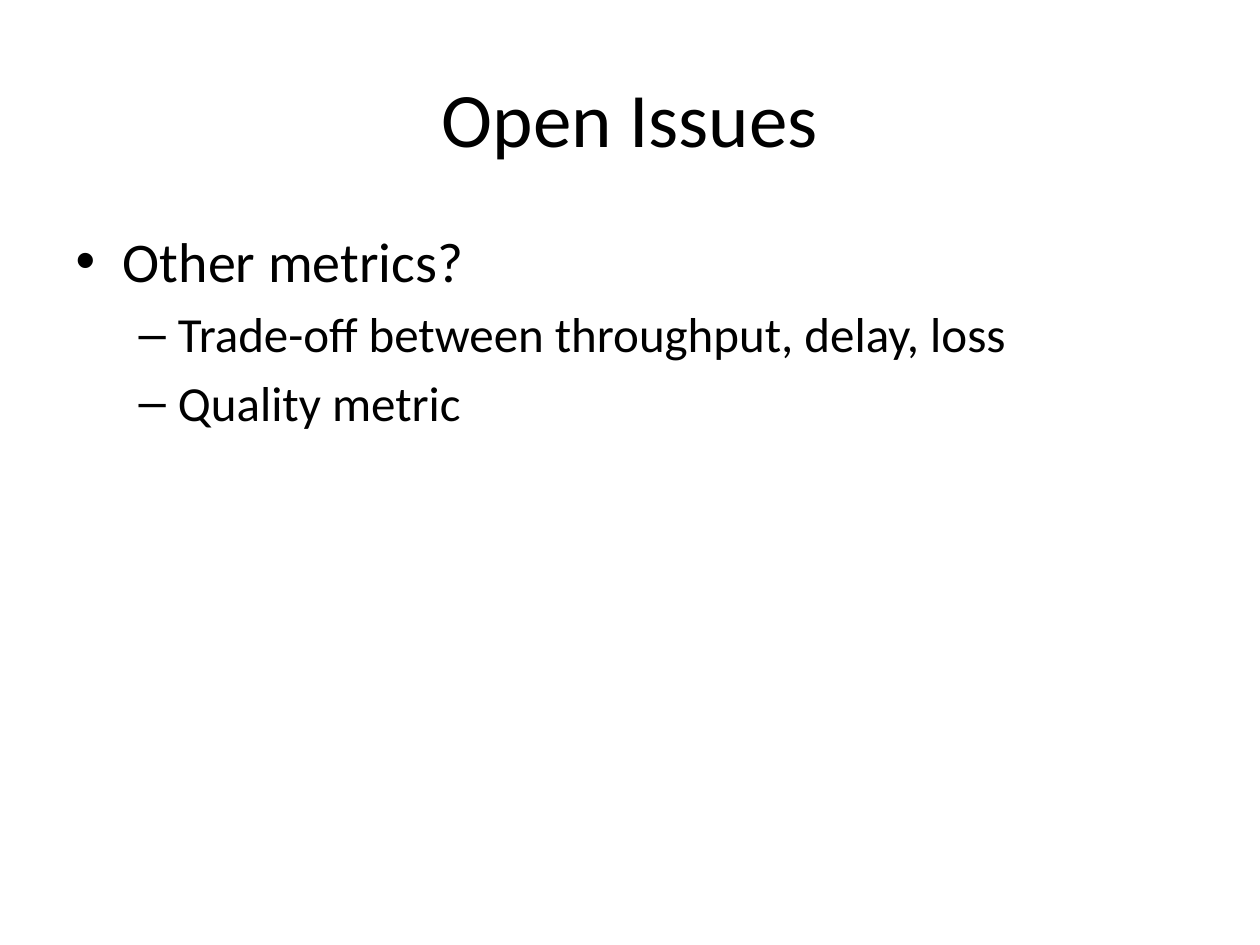
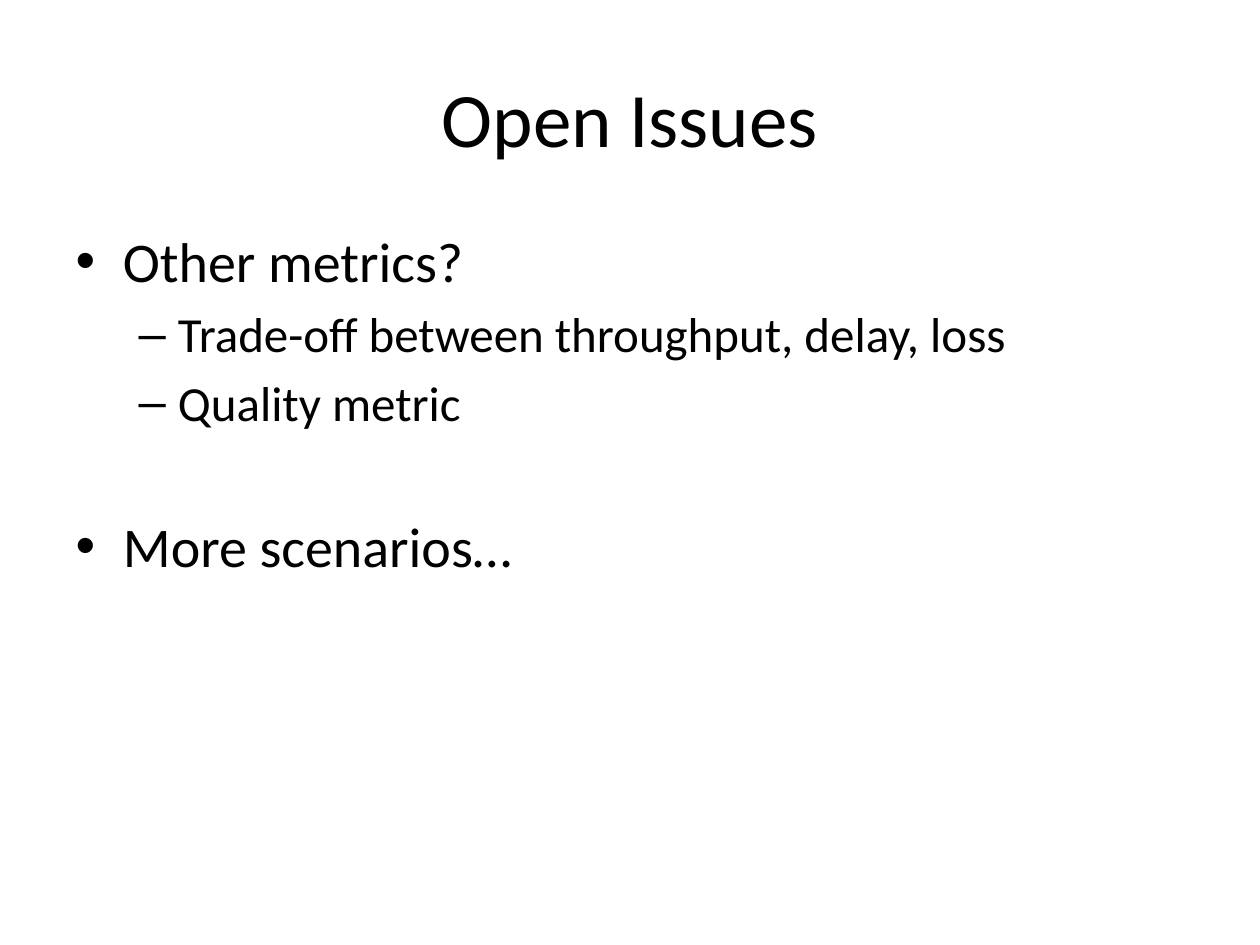
Before and after one commit to protocols-comnet/rmcat-eval-criteria, a slide deck: slide 11 of ppt-ietf86-rmcat-cc-eval-00.pptx. Drawn at 1260x945 pixels with LibreOffice and Linux fonts; fonts in the diff are those of the drawing. Boxes give left, top, right and bottom in pixels: in the first picture for what was removed or moved away, otherwise in the second. Text is boxed around its words. In the diff, an @@ line names an element or a change of style, - is before the commit and + after.

```diff
--- a/ppt-ietf86-rmcat-cc-eval-00.pptx
+++ b/ppt-ietf86-rmcat-cc-eval-00.pptx
@@ text at (123, 528, 512, 568): paragraph added @@
+• More scenarios…
```
Also in this commit, not shown: 2 other slides changed, 1 other file.
